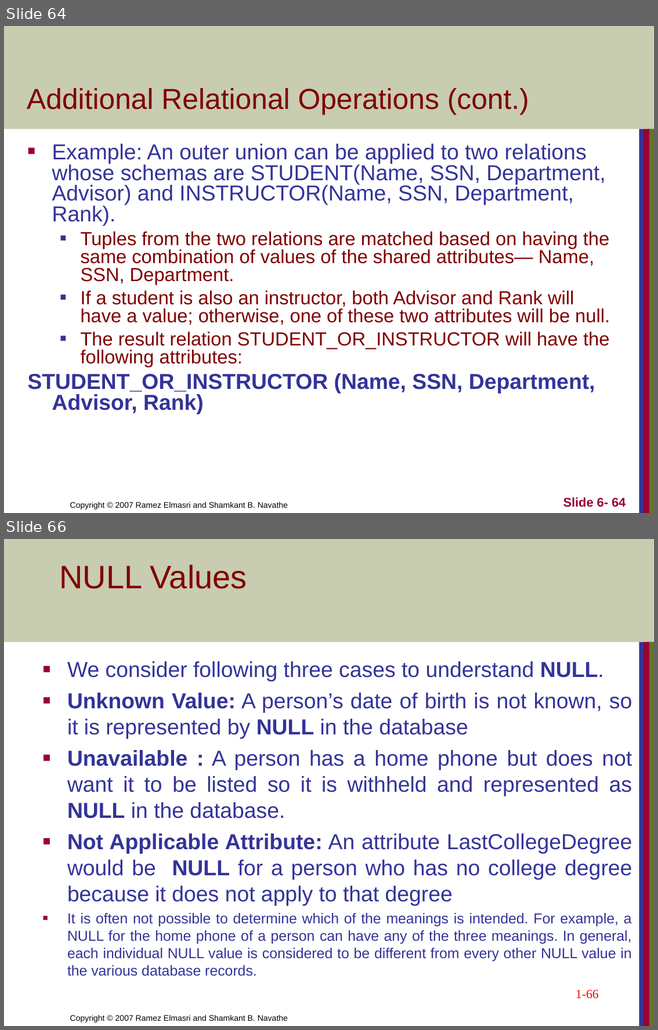
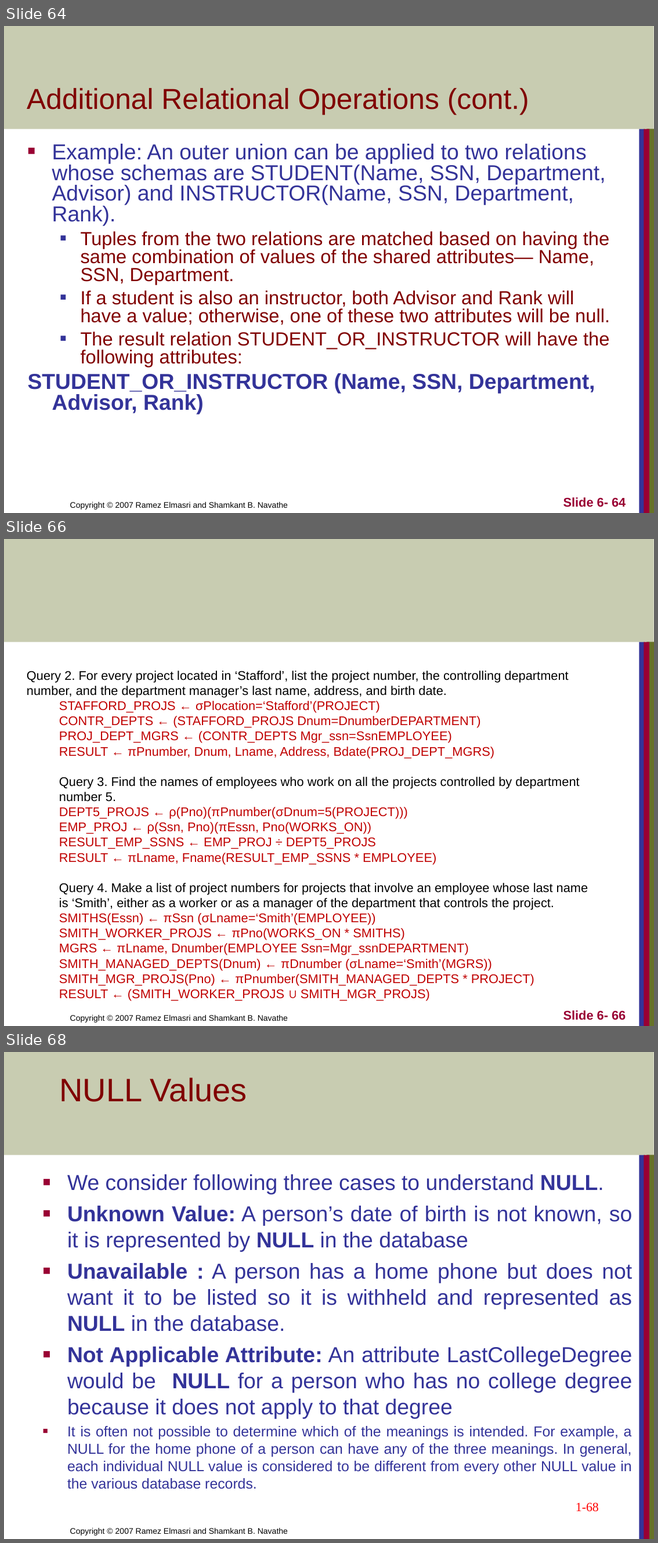
Before and after one commit to CodewothArjun/CSIT_4th_Sem, a slide deck: Database Management System/Unit 5 Relational Algebra and Relational Calculus.ppt. Shown one above the other, each under a label of ours: slides 64 and 66 before the commit, slides 64, 66 and 68 after it; the slides between them are not shown. The pictures are 658x1030 and 658x1543 pixels, drawn with LibreOffice and Linux fonts; fonts in the diff are those of the drawing. Boxes give left, top, right and bottom in pixels: in the first picture for what was removed or moved away, otherwise in the second. Text is boxed around its words. In the diff, an @@ line names an element or a change of style, - is before the commit and + after.

```diff
--- a/Database Management System/Unit 5 Relational Algebra and Relational Calculus.ppt
+++ b/Database Management System/Unit 5 Relational Algebra and Relational Calculus.ppt
@@ slide 66 added at [4, 539, 654, 1026], background #FFFFFF; not listed: 5 template elements that a slide beside it also shows @@
@@ text added at [27, 671, 588, 1001], 14 pt, text #C00000 @@
+Query 2. For every project located in ‘Stafford’, list the project number, the controlling department number, and the department manager’s last name, address, and birth date.
+  STAFFORD_PROJS ← σPlocation=‘Stafford’(PROJECT)
+  CONTR_DEPTS ← (STAFFORD_PROJS Dnum=DnumberDEPARTMENT)
+  PROJ_DEPT_MGRS ← (CONTR_DEPTS Mgr_ssn=SsnEMPLOYEE)
+  RESULT ← πPnumber, Dnum, Lname, Address, Bdate(PROJ_DEPT_MGRS)
+Query 3. Find the names of employees who work on all the projects controlled by department number 5.
+  DEPT5_PROJS ← ρ(Pno)(πPnumber(σDnum=5(PROJECT)))
+  EMP_PROJ ← ρ(Ssn, Pno)(πEssn, Pno(WORKS_ON))
+  RESULT_EMP_SSNS ← EMP_PROJ ÷ DEPT5_PROJS
+  RESULT ← πLname, Fname(RESULT_EMP_SSNS * EMPLOYEE)
+Query 4. Make a list of project numbers for projects that involve an employee whose last name is ‘Smith’, either as a worker or as a manager of the department that controls the project.
+  SMITHS(Essn) ← πSsn (σLname=‘Smith’(EMPLOYEE))
+  SMITH_WORKER_PROJS ← πPno(WORKS_ON * SMITHS)
+  MGRS ← πLname, Dnumber(EMPLOYEE Ssn=Mgr_ssnDEPARTMENT)
+  SMITH_MANAGED_DEPTS(Dnum) ← πDnumber (σLname=‘Smith’(MGRS))
+  SMITH_MGR_PROJS(Pno) ← πPnumber(SMITH_MANAGED_DEPTS * PROJECT)
+  RESULT ← (SMITH_WORKER_PROJS ∪ SMITH_MGR_PROJS)
@@ page number added at [563, 1011, 625, 1020], 14 pt, text #990033, bold @@
+Slide 6- 66
@@ what was slide 66 is now slide 68 @@
@@ page number at [575, 1503, 598, 1512]: text changed @@
-1-66
+1-68
```
Also in this commit, not shown: 7 slides changed, 13 other slides added, 11 slides removed, 8 other files.
